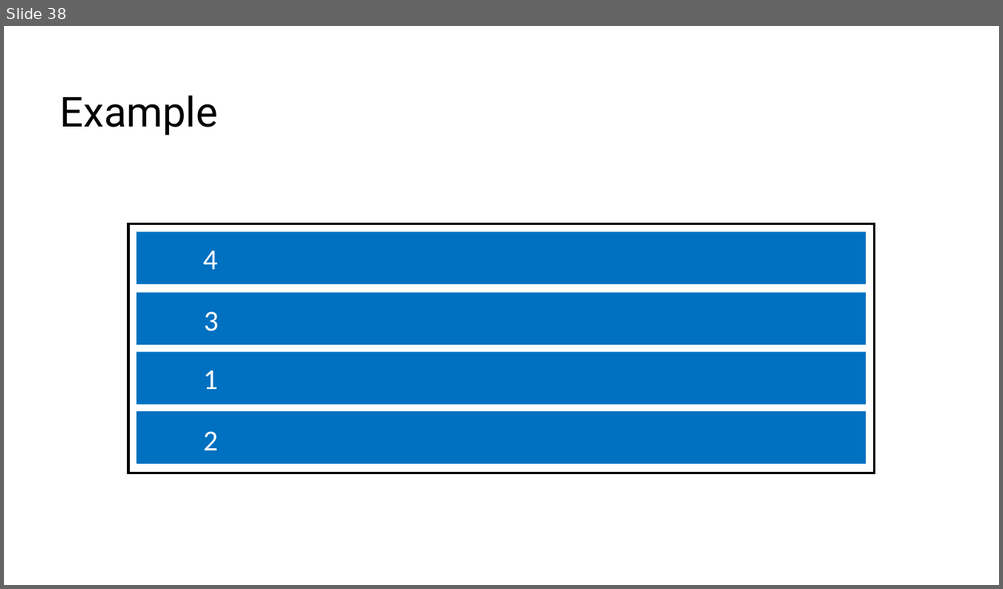
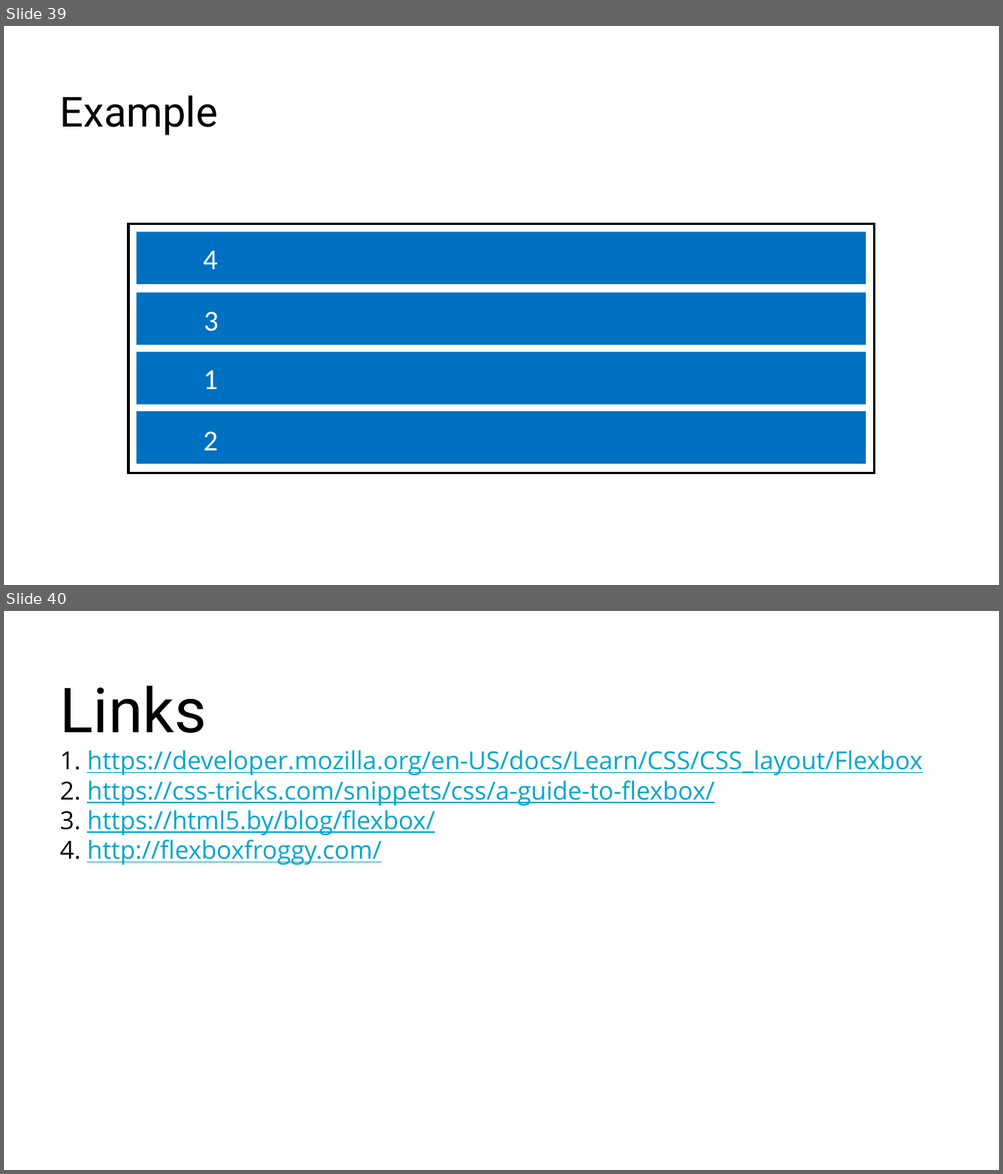
Before and after one commit to RostyslavSynenko/Lv-469.NodeJS, a slide deck: presentations/Flexbox.pptx. Shown one above the other, each under a label of ours: slide 38 before the commit, slides 39 and 40 after it. The pictures are 1003x589 and 1003x1174 pixels, drawn with LibreOffice and Linux fonts; fonts in the diff are those of the drawing; background and template pictures are left out. Boxes give left, top, right and bottom in pixels: in the first picture for what was removed or moved away, otherwise in the second. Text is boxed around its words. In the diff, an @@ line names an element or a change of style, - is before the commit and + after.

```diff
--- a/presentations/Flexbox.pptx
+++ b/presentations/Flexbox.pptx
@@ slide 40 added at [4,611,999,1170], background #FFFFFF @@
@@ title added at [60,686,922,865], 24 pt, text #00A6CE, underline @@
+Links
+1. https://developer.mozilla.org/en-US/docs/Learn/CSS/CSS_layout/Flexbox
+2. https://css-tricks.com/snippets/css/a-guide-to-flexbox/
+3. https://html5.by/blog/flexbox/
+4. http://flexboxfroggy.com/
@@ what was slide 38 is now slide 39 @@
```
Also in this commit, not shown: 3 slides changed, 1 other slide added, 1 slide removed.
